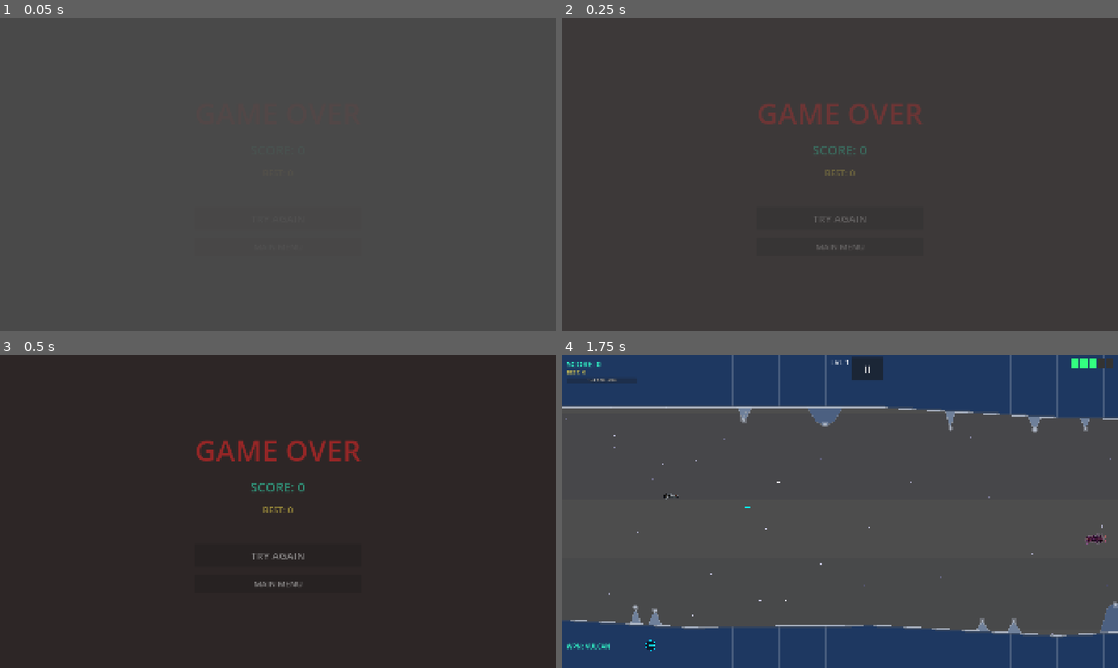
Above: before the commit, frames 1-4 (two rows, left to right).
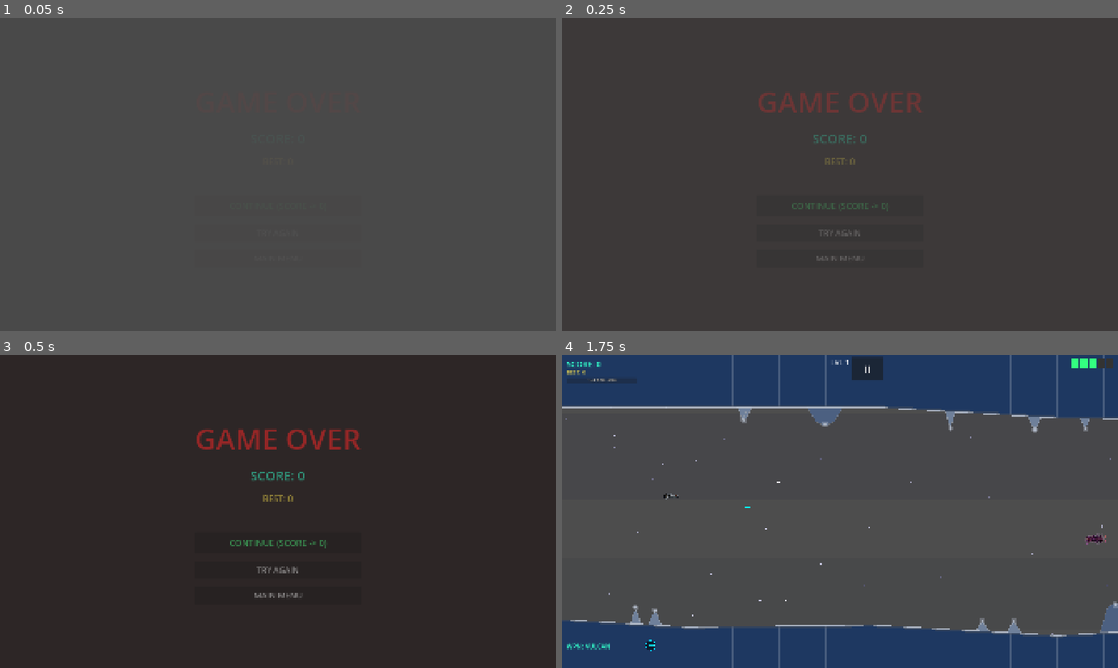
Above: after the commit, the same moments.

Repository: b6-stack/rtype-game
Game: Godot game, scene res://scenes/game/game_over/GameOverScreen.tscn
The game is run twice, just before and just after one commit, with the same random seed, the same clock (stepped at 60 frames per second) and the same inputs. This scene is started directly instead of the project's main scene.
Inputs (mouse positions are in pixels of both pictures, inside the frame that each line leads up to):
- Up to frame 1 (0.05 s): no input
- Up to frame 2 (0.25 s): no input
- Up to frame 3 (0.5 s): no input
- Up to frame 4 (1.75 s): click "TRY AGAIN" at 0.5 s; tap Enter at 1.25 s; move the mouse to (962, 495) at 1.27 s; hold D (move_right) from 1.28 s (still down); tap Z (charge) at 1.35 s; click (962, 495) at 1.42 s

The runs differ from the first frame. In frame 2, 1.7% of the frame differs, in the area x 35-65%, y 24-78%; in frame 3, 2.3%, in the area x 35-65%, y 23-78%; in frame 4, nothing differs.

Commit message:
Add arcade-style Continue option, reset weapon to Vulcan on it
New GameState.continue_game(): resumes at the CURRENT level (unlike
start_game/start_boss_rush, which restart from level 1) with a fresh
set of lives and the weapon reset to Vulcan, at the cost of the
score — implemented via mark_cheats_used() so it's treated the same
as any other free continuation (score -> 0, scoring disabled for the
rest of the run, blocks Boss Rush/Ultra Mode unlocks), consistent
with how every other shortcut in this game already works.

New "CONTINUE (SCORE -> 0)" button on the game-over screen, above the
existing "TRY AGAIN" (full restart) and "MAIN MENU" options.

Co-Authored-By: Claude Sonnet 5 <noreply@anthropic.com>

Diff:
--- a/autoloads/GameState.gd
+++ b/autoloads/GameState.gd
@@ -8,7 +8,7 @@
 
 ## Bump this alongside export_presets.cfg's version/name on every release
 ## so the main menu version label reflects what's actually installed.
-const APP_VERSION := "2.1.4"
+const APP_VERSION := "2.2.0"
 
 signal score_changed(new_score: int)
 signal lives_changed(new_lives: int)
@@ -233,6 +233,21 @@
 	get_tree().paused = false
 	get_tree().change_scene_to_file(GAME_SCENE)
 
+## Arcade-style continue: resumes at the CURRENT level (unlike start_game/
+## start_boss_rush, which restart from level 1) with a fresh set of lives
+## and the weapon reset to Vulcan, at the cost of the score — marked as a
+## cheat (score -> 0, scoring disabled for the rest of the run, blocks
+## Boss Rush/Ultra Mode unlocks) same as any other free continuation.
+func continue_game() -> void:
+	mark_cheats_used()
+	lives = STARTING_LIVES
+	current_weapon_index = 0
+	is_game_over = false
+	lives_changed.emit(lives)
+	weapon_changed.emit(current_weapon_index)
+	get_tree().paused = false
+	get_tree().change_scene_to_file(GAME_SCENE)
+
 func start_boss_rush() -> void:
 	reset()
 	boss_rush_mode = true
--- a/scenes/game/game_over/GameOverScreen.gd
+++ b/scenes/game/game_over/GameOverScreen.gd
@@ -3,12 +3,14 @@
 
 @onready var _score_label: Label = $Center/VBox/ScoreLabel
 @onready var _hi_label: Label = $Center/VBox/HiScoreLabel
+@onready var _continue_btn: Button = $Center/VBox/ContinueButton
 @onready var _retry_btn: Button = $Center/VBox/RetryButton
 @onready var _menu_btn: Button = $Center/VBox/MenuButton
 
 func _ready() -> void:
 	_score_label.text = "SCORE: %d" % GameState.score
 	_hi_label.text = "BEST: %d" % GameState.high_score
+	_continue_btn.pressed.connect(GameState.continue_game)
 	_retry_btn.pressed.connect(GameState.start_boss_rush if GameState.boss_rush_mode else GameState.start_game)
 	_menu_btn.pressed.connect(GameState.go_to_menu)
 	AudioManager.stop_music()
--- a/scenes/game/game_over/GameOverScreen.tscn
+++ b/scenes/game/game_over/GameOverScreen.tscn
@@ -52,11 +52,18 @@
 layout_mode = 2
 custom_minimum_size = Vector2(0, 40)
 
+[node name="ContinueButton" type="Button" parent="Center/VBox"]
+layout_mode = 2
+text = "CONTINUE (SCORE -> 0)"
+custom_minimum_size = Vector2(400, 72)
+theme_override_font_sizes/font_size = 30
+theme_override_colors/font_color = Color(0.3, 1.0, 0.5, 1)
+
 [node name="RetryButton" type="Button" parent="Center/VBox"]
 layout_mode = 2
 text = "TRY AGAIN"
-custom_minimum_size = Vector2(400, 80)
-theme_override_font_sizes/font_size = 36
+custom_minimum_size = Vector2(400, 60)
+theme_override_font_sizes/font_size = 28
 
 [node name="MenuButton" type="Button" parent="Center/VBox"]
 layout_mode = 2
Not shown, changed: export_presets.cfg
